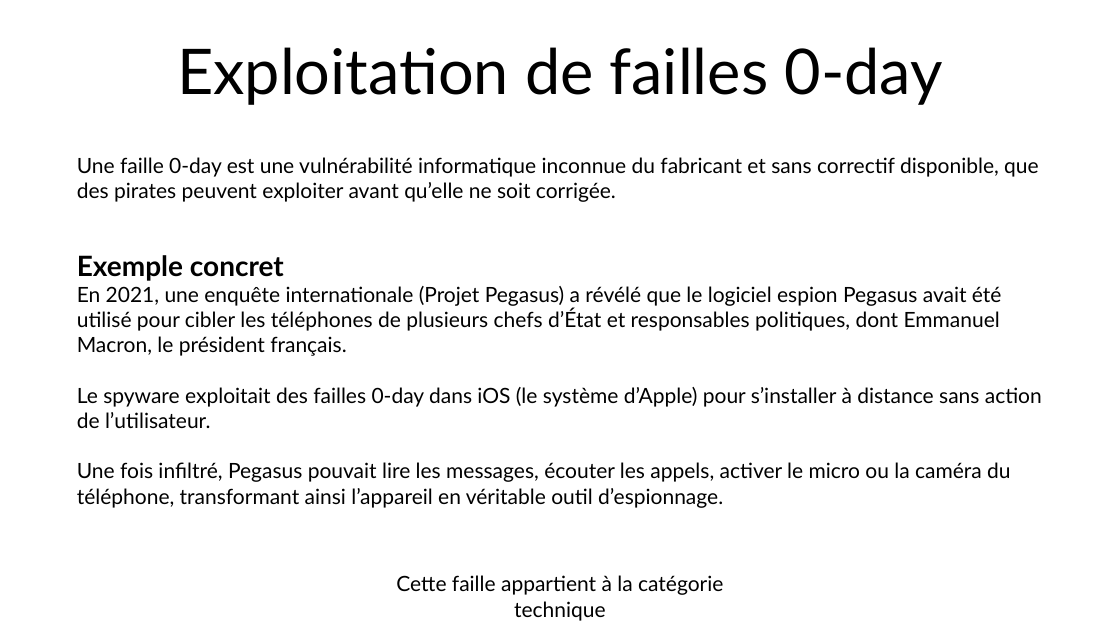
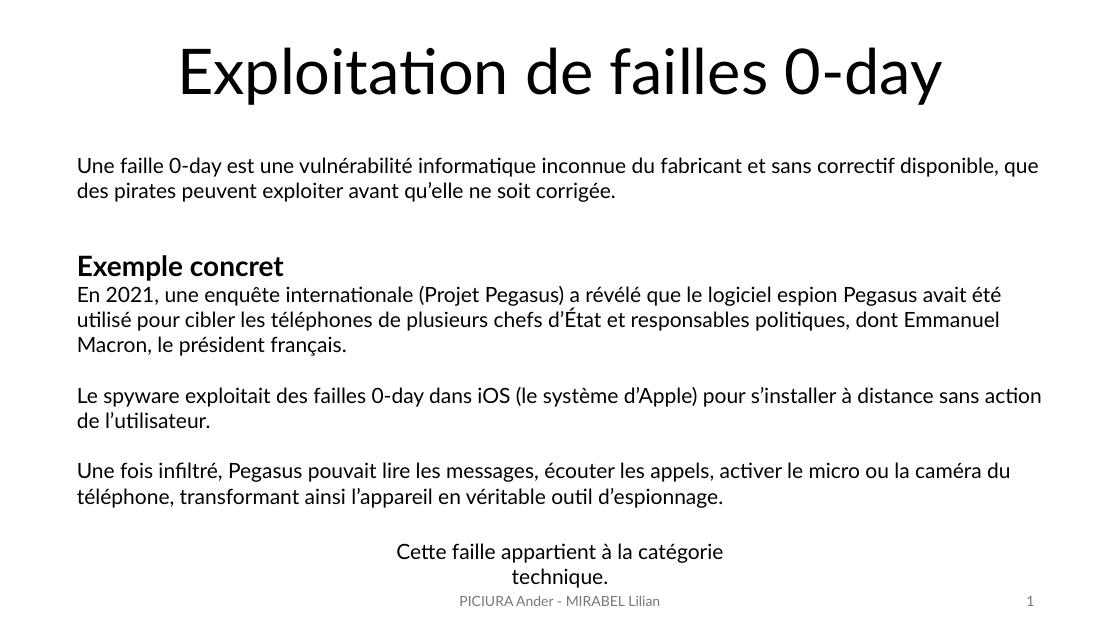
Before and after one commit to lilianmirabel/TPodoo, a slide deck: slide 1 of TP6_Exploitation_faille_0day_Lilian_Ander.pptx. Drawn at 1120x630 pixels with LibreOffice and Linux fonts; fonts in the diff are those of the drawing. Boxes give left, top, right and bottom in pixels: in the first picture for what was removed or moved away, otherwise in the second. Text is boxed around its words. In the diff, an @@ line names an element or a change of style, - is before the commit and + after.

```diff
--- a/TP6_Exploitation_faille_0day_Lilian_Ander.pptx
+++ b/TP6_Exploitation_faille_0day_Lilian_Ander.pptx
@@ text at [396,543,723,588]: text changed @@
-Cette faille appartient à la catégorie technique
+Cette faille appartient à la catégorie technique.
@@ text added at [459,595,660,606], 12 pt, text #797979 @@
+PICIURA Ander - MIRABEL Lilian
@@ page number added at [1026,596,1034,606], 12 pt, text #797979 @@
+1
```
Also in this commit, not shown: 2 other slides changed, 1 other file.
